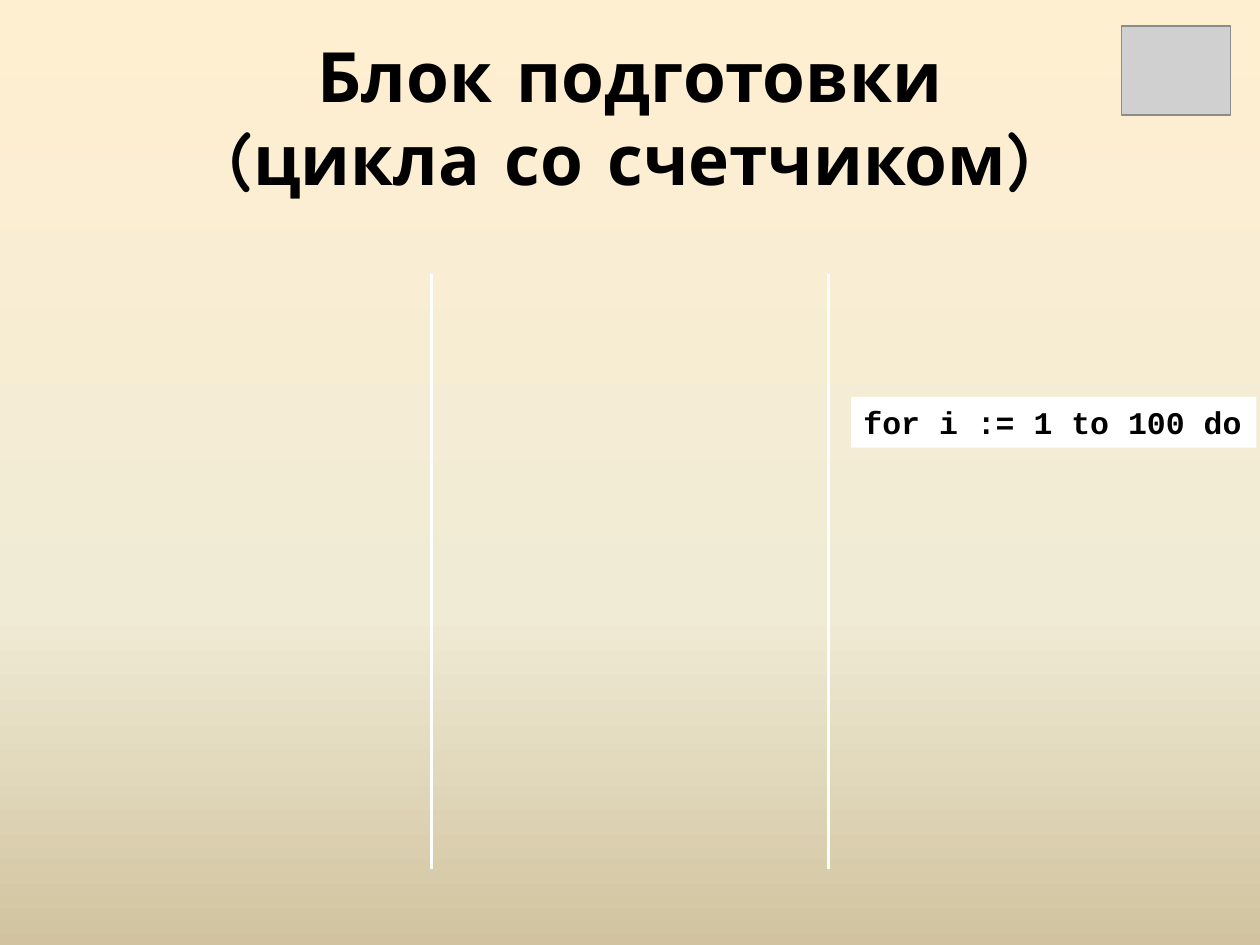
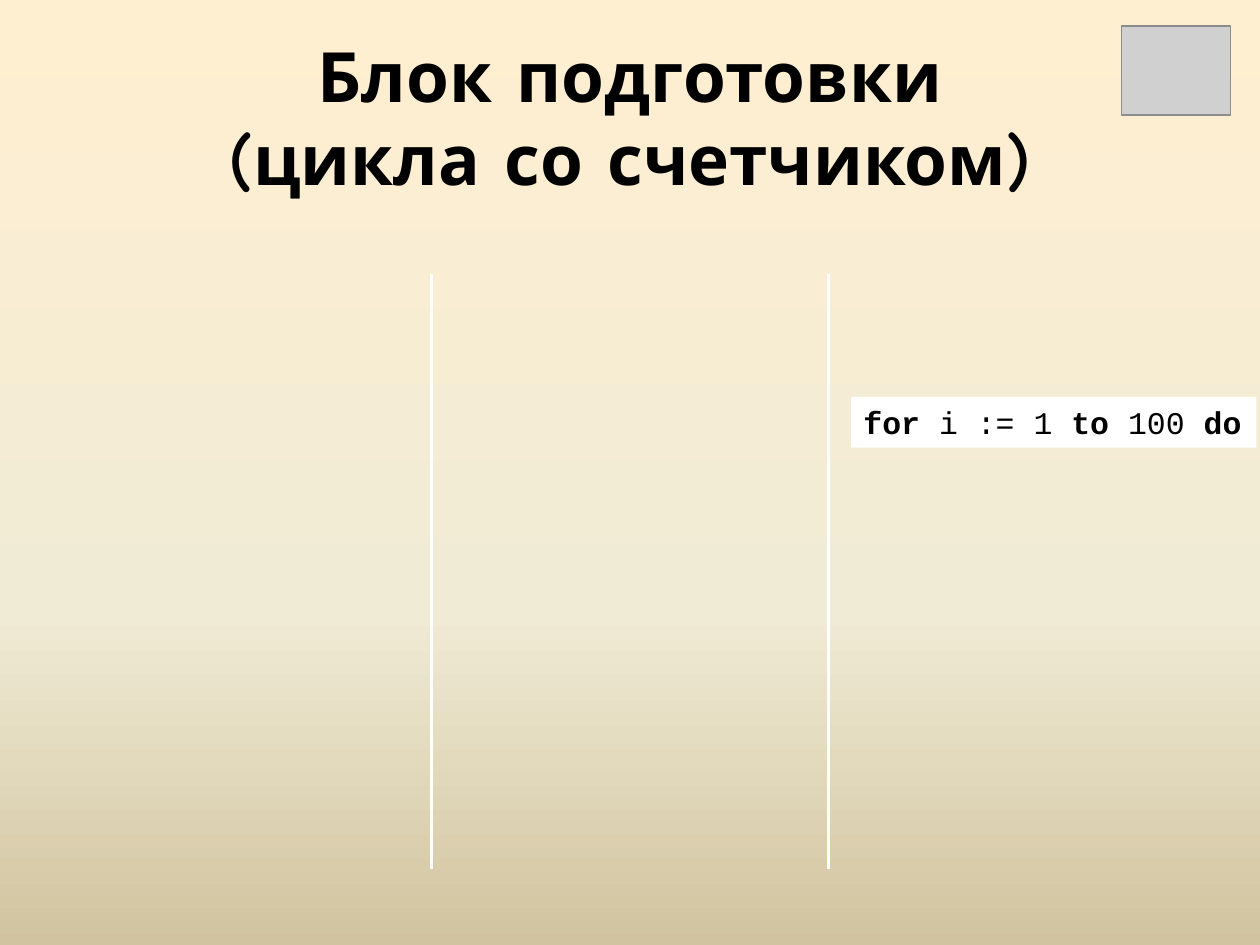
Before and after one commit to WirusMX/blog, a slide deck: slide 7 of t.1.1/t.1.1.pptx (slide 5 before the commit). Drawn at 1260x945 pixels with LibreOffice and Linux fonts; fonts in the diff are those of the drawing; grey boxes stand for pictures. Boxes give left, top, right and bottom in pixels: in the first picture for what was removed or moved away, otherwise in the second. Text is boxed around its words. In the diff, an @@ line names an element or a change of style, - is before the commit and + after.

```diff
--- a/t.1.1/t.1.1.pptx
+++ b/t.1.1/t.1.1.pptx
@@ rectangle "for i := 1 to ..." at bbox=[850, 397, 1256, 447]: bold off in "i := 1 100" @@
```
Also in this commit, not shown: 3 other slides changed, 2 slides added, 1 other file.
